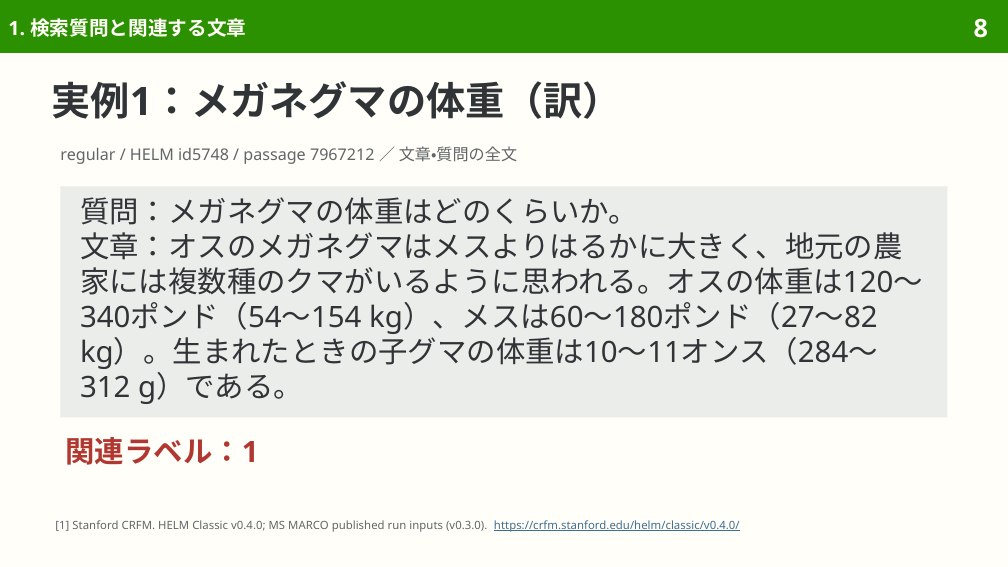
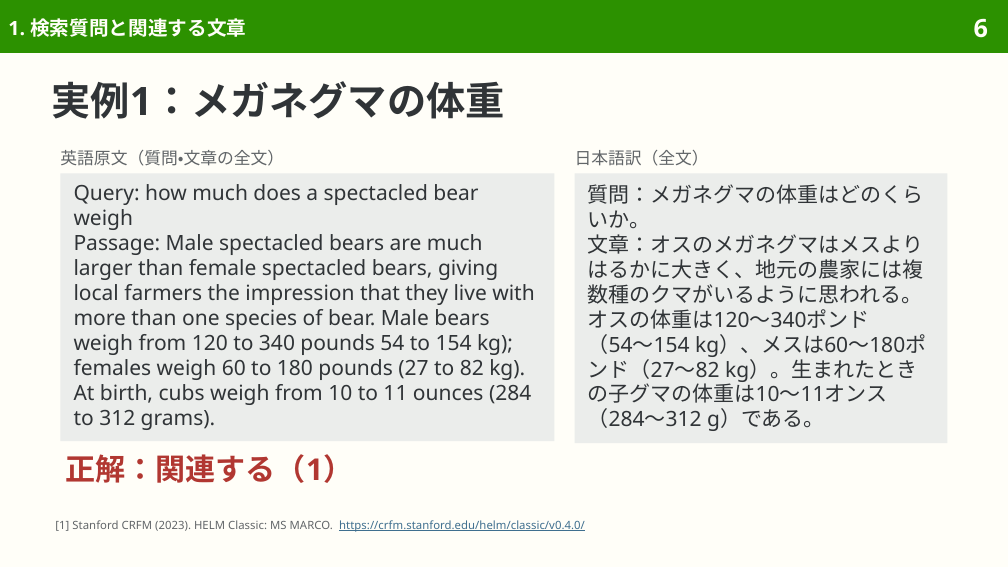
Before and after one commit to sasakiy84/datasets-in-10-minutes, a slide deck: slide 6 of slides/datasets-in-10-minutes-msmarco.pptx (slide 8 before the commit). Drawn at 1008x567 pixels with LibreOffice and Linux fonts; fonts in the diff are those of the drawing. Boxes give left, top, right and bottom in pixels: in the first picture for what was removed or moved away, otherwise in the second. Text is boxed around its words. In the diff, an @@ line names an element or a change of style, - is before the commit and + after.

Commit message:
Explain MS MARCO ranking in natural Japanese with readable complete examples

```diff
--- a/slides/datasets-in-10-minutes-msmarco.pptx
+++ b/slides/datasets-in-10-minutes-msmarco.pptx
@@ page number at box(974, 18, 988, 38): text changed @@
-8
+6
@@ title at box(52, 81, 505, 119): text changed @@
-実例1：メガネグマの体重（訳）
+実例1：メガネグマの体重
@@ text at box(60, 150, 284, 166): text changed; size 11.5 to 12 pt @@
-regular / HELM id5748 / passage 7967212 ／ 文章・質問の全文
+英語原文（質問・文章の全文）
@@ rectangle added at box(60, 173, 554, 442), fill #EBEDEB, 15 pt, text #303437 @@
+Query: how much does a spectacled bear weigh
+Passage: Male spectacled bears are much larger than female spectacled bears, giving local farmers the impression that they live with more than one species of bear. Male bears weigh from 120 to 340 pounds 54 to 154 kg); females weigh 60 to 180 pounds (27 to 82 kg). At birth, cubs weigh from 10 to 11 ounces (284 to 312 grams).
@@ rectangle "質問：メガネグマの体重はどのくらいか。": place and size @@
-rectangle "質問：メガネグマの体重はどのくらいか。" at box(60, 186, 948, 417)
+rectangle "質問：メガネグマの体重はどのくらいか。" at box(575, 173, 948, 444)
@@ rectangle "質問：メガネグマの体重はどのくらいか。" at box(575, 173, 948, 444): size 21 to 15 pt; line spacing 25pt to 17.8pt @@
@@ text added at box(575, 150, 709, 166), 12 pt, text #626669 @@
+日本語訳（全文）
@@ text at box(65, 454, 353, 483): text changed; size 21 to 21.5 pt @@
-関連ラベル：1
+正解：関連する（1）
@@ text at box(55, 520, 585, 532): text changed; text colour #626669 to #3F6F8F @@
-[1] Stanford CRFM. HELM Classic v0.4.0; MS MARCO published run inputs (v0.3.0). https://crfm.stanford.edu/helm/classic/v0.4.0/
+[1] Stanford CRFM (2023). HELM Classic: MS MARCO. https://crfm.stanford.edu/helm/classic/v0.4.0/
```
Also in this commit, not shown: 34 other slides changed, 3 slides added, 15 slides removed, 40 other files.
